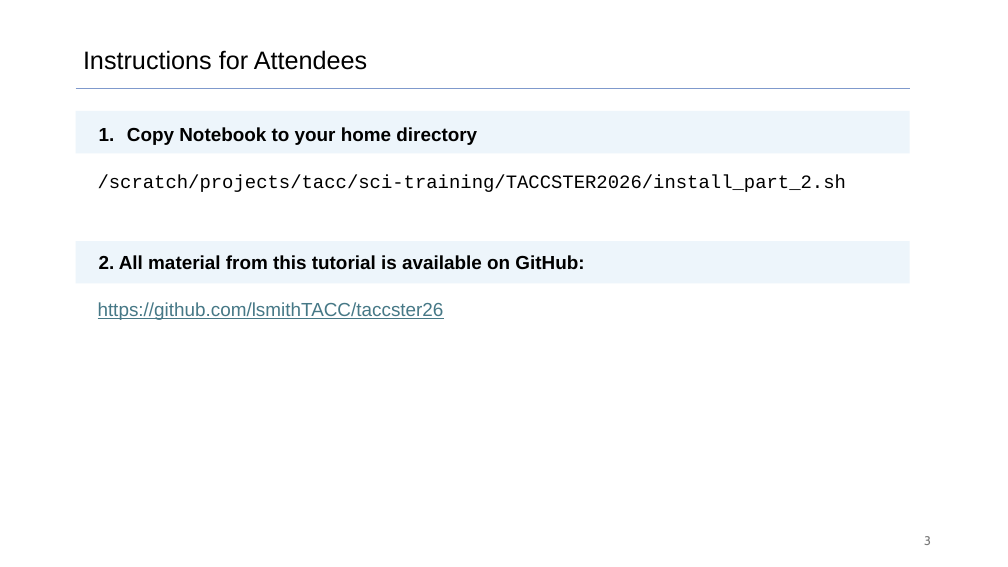
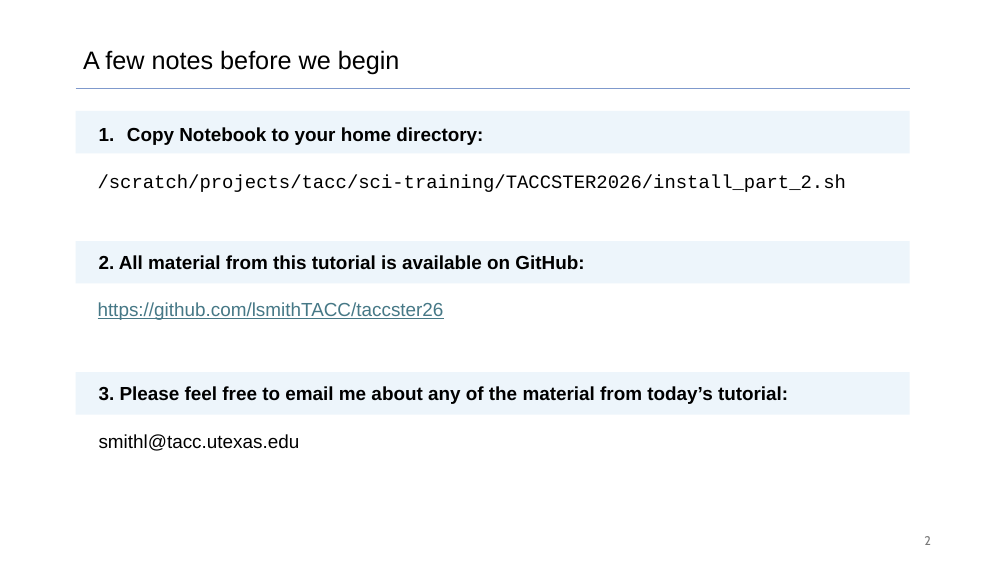
Before and after one commit to lsmithTACC/taccster26, a slide deck: slide 2 of Surrogate_Modeling_with_Scientific_Simulation_Data.pptx (slide 3 before the commit). Drawn at 1008x567 pixels with LibreOffice and Linux fonts; fonts in the diff are those of the drawing. Boxes give left, top, right and bottom in pixels: in the first picture for what was removed or moved away, otherwise in the second. Text is boxed around its words. In the diff, an @@ line names an element or a change of style, - is before the commit and + after.

```diff
--- a/Surrogate_Modeling_with_Scientific_Simulation_Data.pptx
+++ b/Surrogate_Modeling_with_Scientific_Simulation_Data.pptx
@@ text at [83, 50, 400, 75]: text changed @@
-Instructions for Attendees
+A few notes before we begin
@@ text at [127, 127, 483, 145]: text changed @@
-1. Copy Notebook to your home directory
+1. Copy Notebook to your home directory:
@@ rectangle added at [76, 372, 910, 414], fill #EDF5FB @@
@@ text added at [99, 386, 788, 451], 18 pt, text #000000, bold @@
+3. Please feel free to email me about any of the material from today’s tutorial:
+smithl@tacc.utexas.edu
@@ page number at [924, 536, 931, 545]: text changed @@
-3
+2
```
Also in this commit, not shown: 2 other slides changed, 2 slides added, 1 other file.
